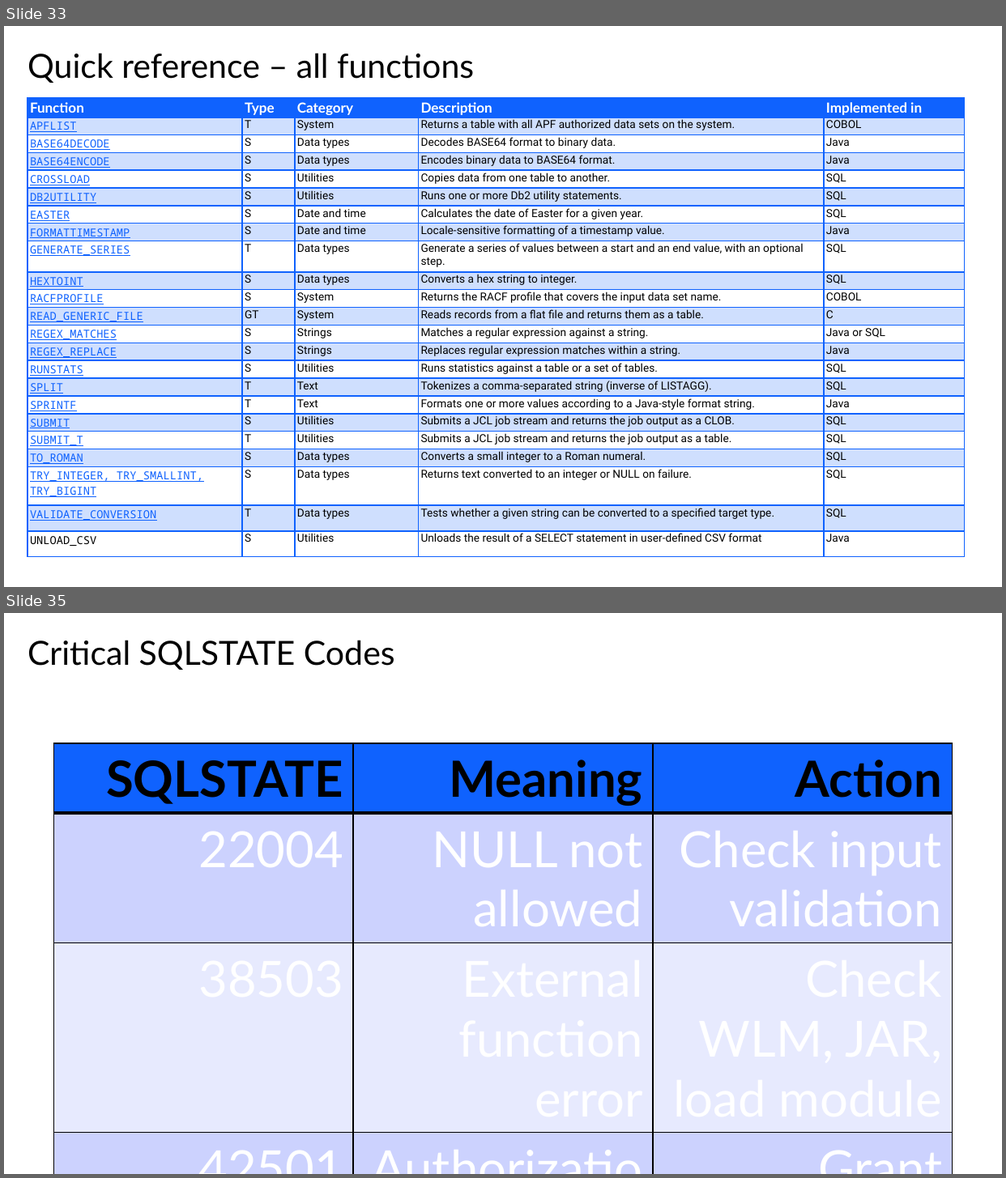
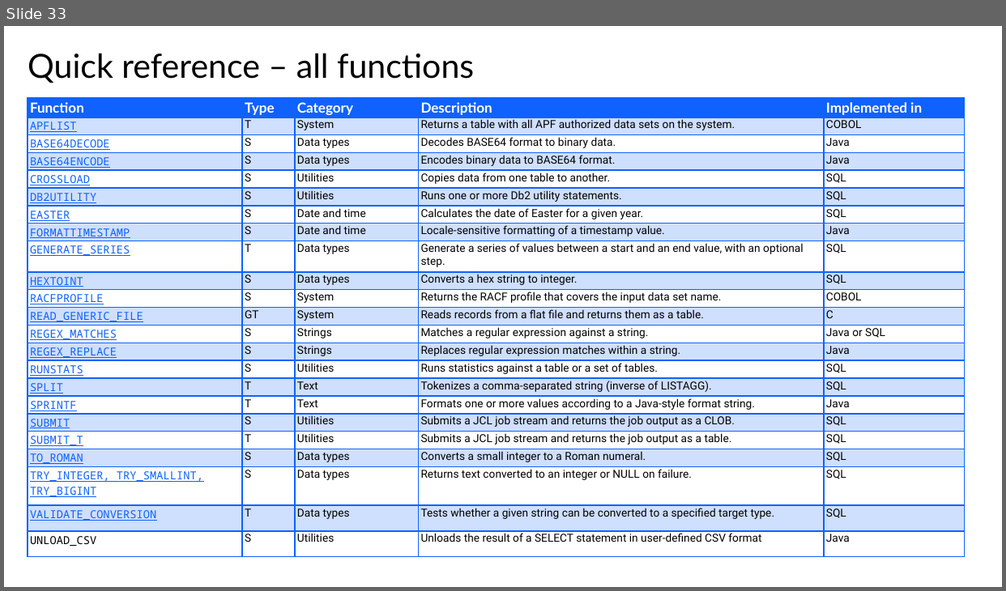
Before and after one commit to de103252/Db2_Routines, a slide deck: Db2 Routines Presentation.pptx. Shown one above the other, each under a label of ours: slides 33 and 35 before the commit, slide 33 after it; the slides between them are not shown. The pictures are 1006x1178 and 1006x591 pixels, drawn with LibreOffice and Linux fonts; fonts in the diff are those of the drawing; background and template pictures are left out. Boxes give left, top, right and bottom in pixels: in the first picture for what was removed or moved away, otherwise in the second. Text is boxed around its words. In the diff, an @@ line names an element or a change of style, - is before the commit and + after.

```diff
--- a/Db2 Routines Presentation.pptx
+++ b/Db2 Routines Presentation.pptx
@@ slide 35 removed at box(4, 613, 1002, 1174), background #FFFFFF @@
@@ title removed at box(27, 640, 395, 670) @@
-Critical SQLSTATE Codes
@@ table removed at box(54, 743, 952, 930), 5 rows, 3 columns @@
-SQLSTATE | Meaning | Action
-22004 | NULL not allowed | Check input validation
-38503 | External function error | Check WLM, JAR, load module
-42501 | Authorization failure | Grant EXECUTE privilege
-57014 | ASUTIME exceeded | Increase limit or optimize
```
Also in this commit, not shown: 2 slides changed, 1 slide added, 7 other slides removed.
